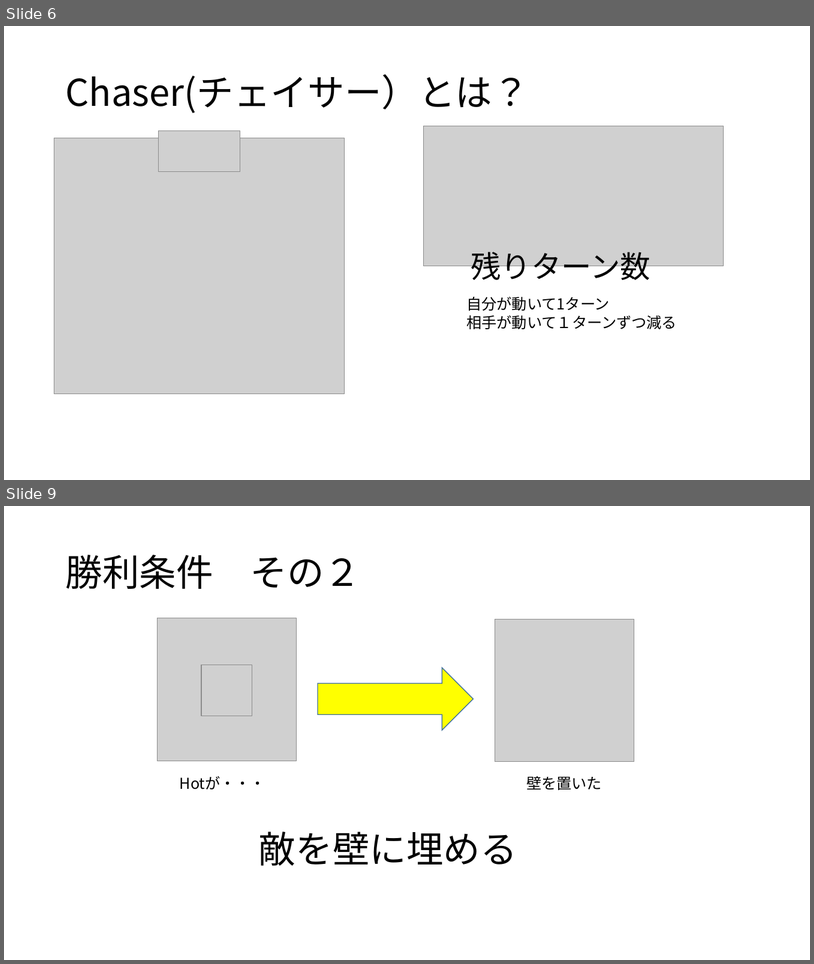
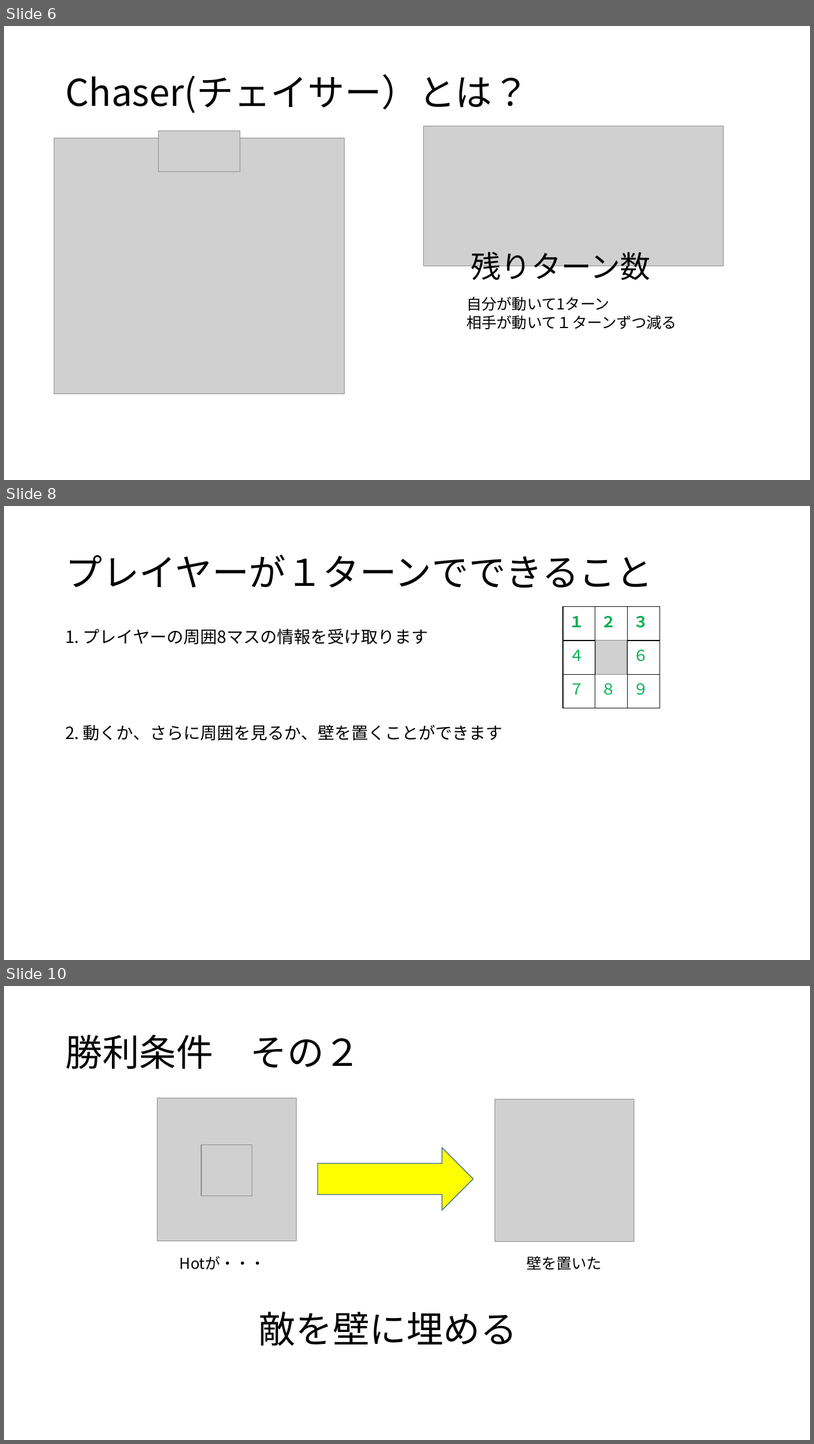
Before and after one commit to noko1024/ChaserDoc, a slide deck: New_U-16.pptx. Shown one above the other, each under a label of ours: slides 6 and 9 before the commit, slides 6, 8 and 10 after it; the slides between them are not shown. The pictures are 814x964 and 814x1444 pixels, drawn with LibreOffice and Linux fonts; fonts in the diff are those of the drawing; grey boxes stand for pictures. Boxes give left, top, right and bottom in pixels: in the first picture for what was removed or moved away, otherwise in the second. Text is boxed around its words. In the diff, an @@ line names an element or a change of style, - is before the commit and + after.

```diff
--- a/New_U-16.pptx
+++ b/New_U-16.pptx
@@ slide 8 added at [4, 506, 810, 960], background #FFFFFF @@
@@ title added at [65, 555, 653, 588], 44 pt, text #000000 @@
+プレイヤーが１ターンでできること
@@ table added at [564, 606, 660, 708], 3 rows, 3 columns @@
+１ | ２ | ３
+４ |  | ６
+７ | ８ | ９
@@ text added at [65, 628, 429, 645], 20 pt, text #000000 @@
+1. プレイヤーの周囲8マスの情報を受け取ります
@@ picture added at [596, 640, 627, 674] @@
@@ text added at [65, 724, 503, 741], 20 pt, text #000000 @@
+2. 動くか、さらに周囲を見るか、壁を置くことができます
@@ what was slide 9 is now slide 10 @@
```
Also in this commit, not shown: 2 slides changed, 1 other slide added, 1 slide removed.
